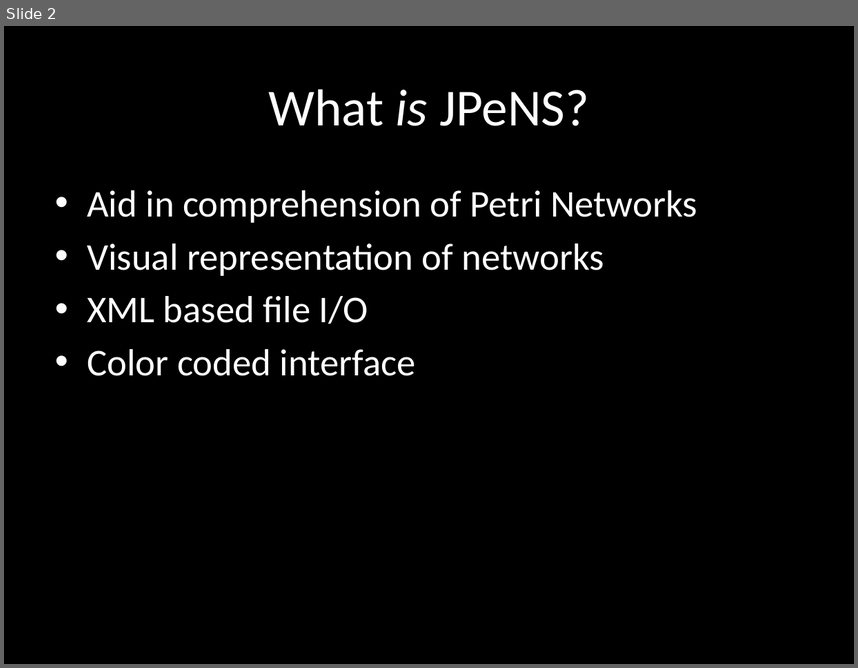
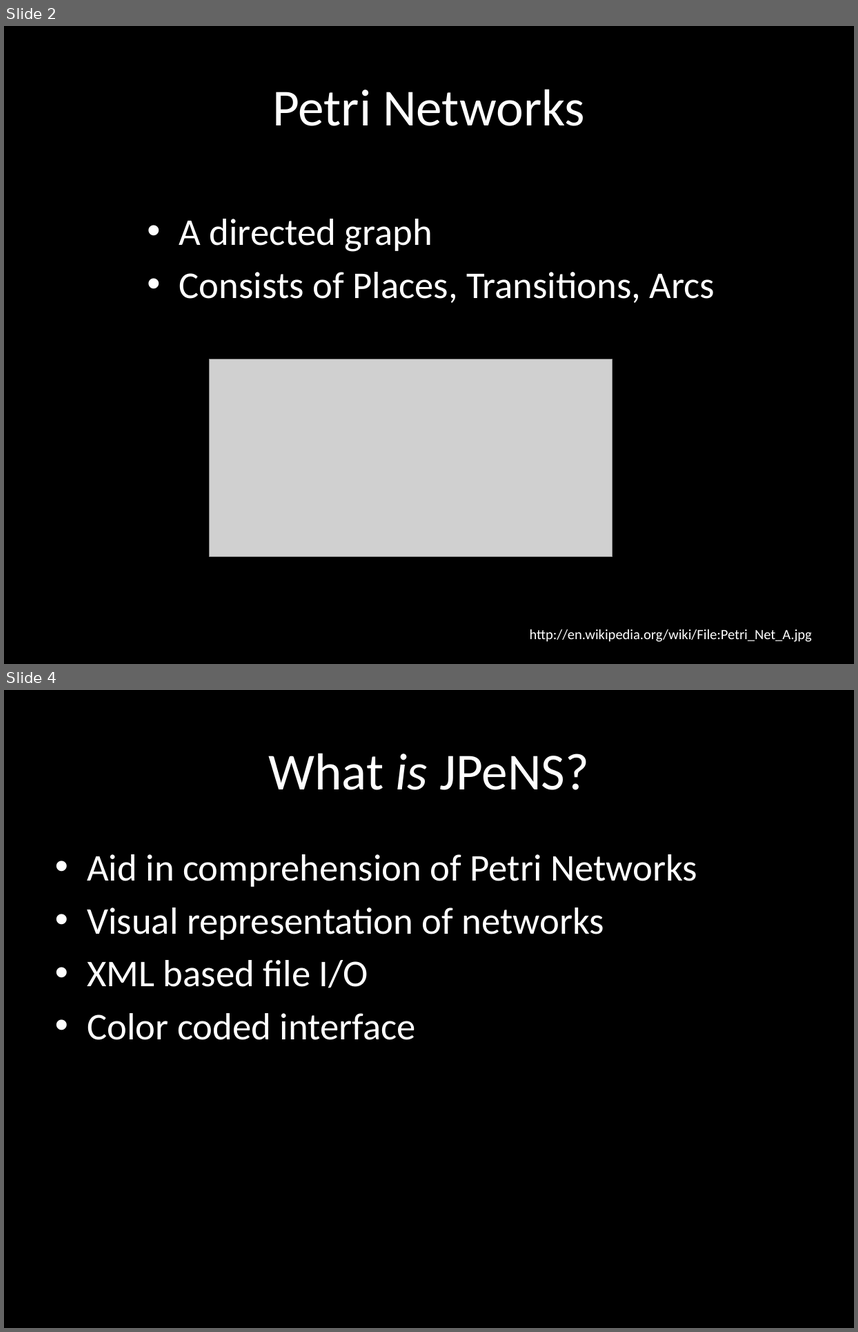
Before and after one commit to Hobbit/JPeNS, a slide deck: JPeNS_Presentation.pptx. Shown one above the other, each under a label of ours: slide 2 before the commit, slides 2 and 4 after it; the slides between them are not shown. The pictures are 858x668 and 858x1332 pixels, drawn with LibreOffice and Linux fonts; fonts in the diff are those of the drawing; grey boxes stand for pictures. Boxes give left, top, right and bottom in pixels: in the first picture for what was removed or moved away, otherwise in the second. Text is boxed around its words. In the diff, an @@ line names an element or a change of style, - is before the commit and + after.

```diff
--- a/JPeNS_Presentation.pptx
+++ b/JPeNS_Presentation.pptx
@@ slide 2 added at [4, 26, 854, 664], background #000000 @@
@@ title added at [272, 89, 585, 126], 44 pt, text #FFFFFF @@
+Petri Networks
@@ text added at [179, 219, 715, 303], 32 pt, text #FFFFFF @@
+• A directed graph
+• Consists of Places, Transitions, Arcs
@@ picture added at [210, 359, 613, 557] @@
@@ text added at [530, 628, 812, 641], 12 pt, text #FFFFFF @@
+http://en.wikipedia.org/wiki/File:Petri_Net_A.jpg
@@ what was slide 2 is now slide 4 @@
```
Also in this commit, not shown: 2 slides changed, 2 other slides added.
